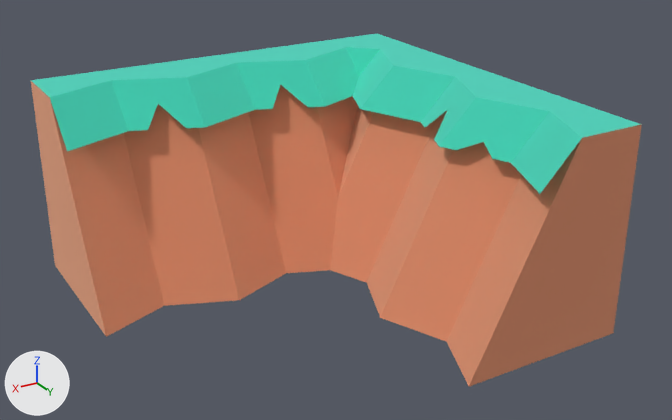
The glTF model packs/nature-kit/cliff-halfcornerinner-rock.glb as it was, and as the next commit left it.
Rendered twice from a 50 mm lens placed at (0.997, 1.761, 1.05), pointed at (-0.041, 0.032, 0.186). Lighting does not change. The marker at lower left points along +X, +Y and +Z. The picture after the commit comes second. Where no turn or scale is listed for an object, it has been applied to the vertices.

The scene before the commit, as lines of its bpy script (objects in view):
```python
mat_dirt = principled_material('dirt')
mat_dirt.base_color = (0.886, 0.514, 0.341)  # beige #f2be9e
mat_dirt.metallic = 1.0
mat_dirt.roughness = 1.0
mat_grass = principled_material('grass')
mat_grass.base_color = (0.173, 0.847, 0.722)  # cyan #73eddd
mat_grass.metallic = 1.0
mat_grass.roughness = 1.0
me_mesh_cliff_halfcornerinner_rock = bpy.data.meshes.new('Mesh cliff_halfCornerInner_rock')
me_mesh_cliff_halfcornerinner_rock.from_pydata(...)  # 53 vertices, 89 faces; spans x -0.5..0.5, y -0.5..0.5, z 0.0..0.5
# faces by material slot: [40, 48, 1]
me_mesh_cliff_halfcornerinner_rock.materials.append(mat_dirt)  # beige #f2be9e
me_mesh_cliff_halfcornerinner_rock.materials.append(mat_grass)  # cyan #73eddd
me_mesh_cliff_halfcornerinner_rock.materials.append(mat_defaultmat)  # white #ffffff
ob_cliff_halfcornerinner_rock = bpy.data.objects.new('cliff_halfCornerInner_rock', me_mesh_cliff_halfcornerinner_rock)
ob_cliff_halfcornerinner_rock.location = (0.0, 0.0, -0.05)
```
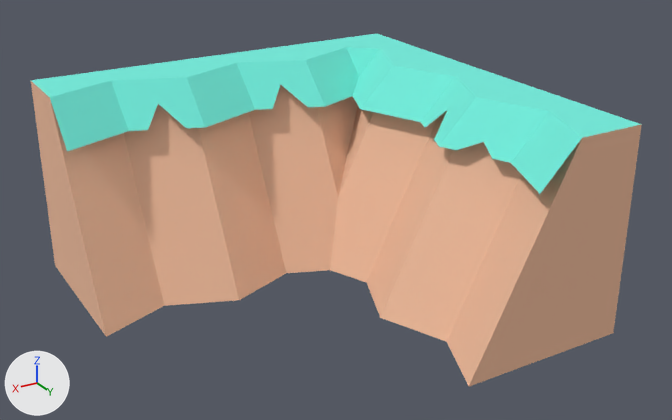
Location of each change, [x1, y1, x2, y2] in pixels of the pictures (672 x 420 px):
```json
{"object": "cliff_halfCornerInner_rock", "change": "surface changed", "before": [31, 34, 642, 386], "after": [31, 34, 642, 386]}
```

Edits to the scene script, one JSON object a line:
```json
{"op": "set", "path": "mat_dirt.metallic", "old": "1.0", "new": "0.0"}
{"op": "set", "path": "mat_grass.metallic", "old": "1.0", "new": "0.0"}
{"op": "remove", "block": "ob_tmpparent", "code": ["ob_tmpparent = bpy.data.objects.new('tmpParent', None)", "ob_tmpparent.location = (0.0, 0.0, 0.0)"]}
```
